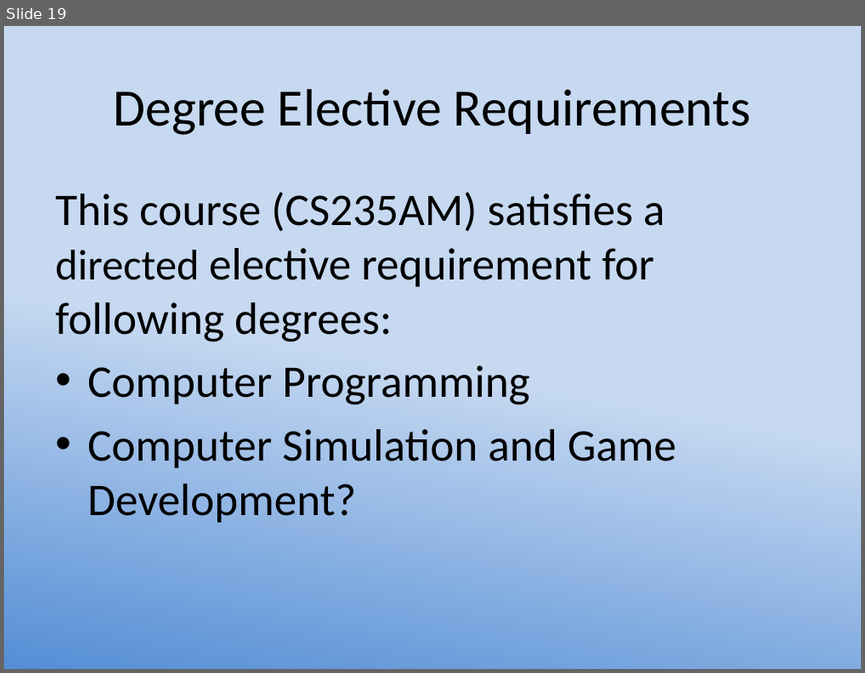
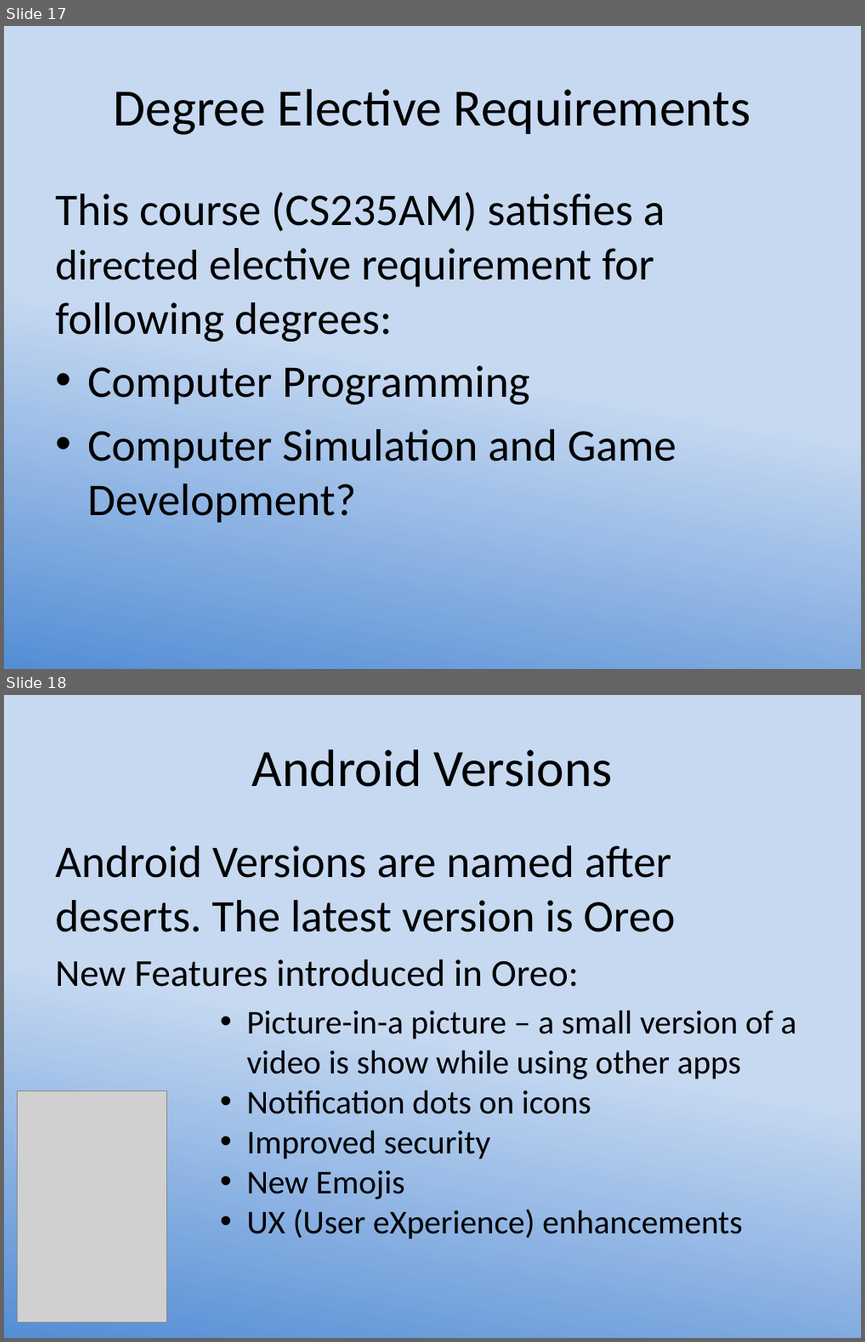
Before and after one commit to LCC-CIT/CS235AM-CourseMaterials, a slide deck: LessonPlans+Slides/Wk1Day1-Intro.pptx. Shown one above the other, each under a label of ours: slide 19 before the commit, slides 17 and 18 after it. The pictures are 865x673 and 865x1342 pixels, drawn with LibreOffice and Linux fonts; fonts in the diff are those of the drawing; grey boxes stand for pictures. Boxes give left, top, right and bottom in pixels: in the first picture for what was removed or moved away, otherwise in the second. Text is boxed around its words. In the diff, an @@ line names an element or a change of style, - is before the commit and + after.

```diff
--- a/LessonPlans+Slides/Wk1Day1-Intro.pptx
+++ b/LessonPlans+Slides/Wk1Day1-Intro.pptx
@@ slide 18 added at (4, 695, 861, 1338), background gradient #C6D9F1 to #558ED5 @@
@@ title added at (252, 749, 612, 787), 44 pt, text #000000 @@
+Android Versions
@@ text added at (55, 845, 676, 987), 38 pt, text #000000 @@
+Android Versions are named after deserts. The latest version is Oreo
+New Features introduced in Oreo:
@@ text added at (247, 1009, 797, 1239), 28 pt, text #000000 @@
+• Picture-in-a picture – a small version of a video is show while using other apps
+• Notification dots on icons
+• Improved security
+• New Emojis
+• UX (User eXperience) enhancements
@@ picture added at (17, 1091, 167, 1322) @@
@@ what was slide 19 is now slide 17 @@
```
Also in this commit, not shown: 6 slides changed, 1 other slide added.
